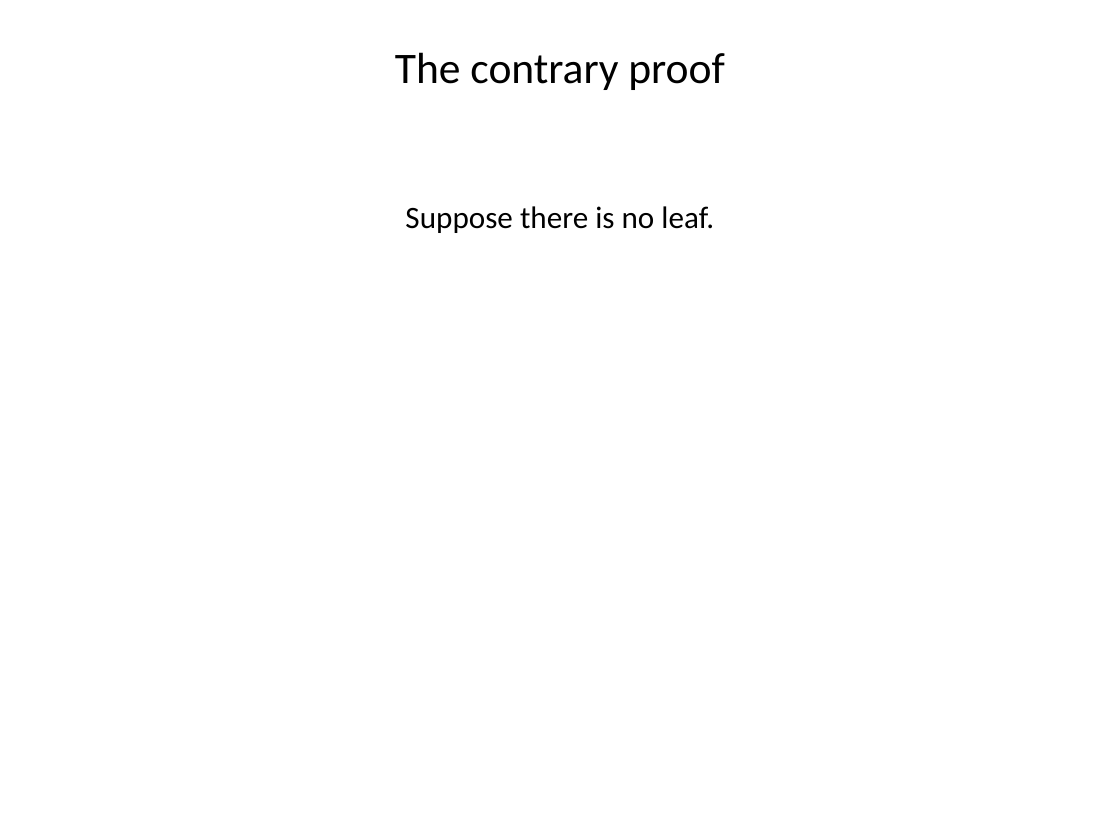
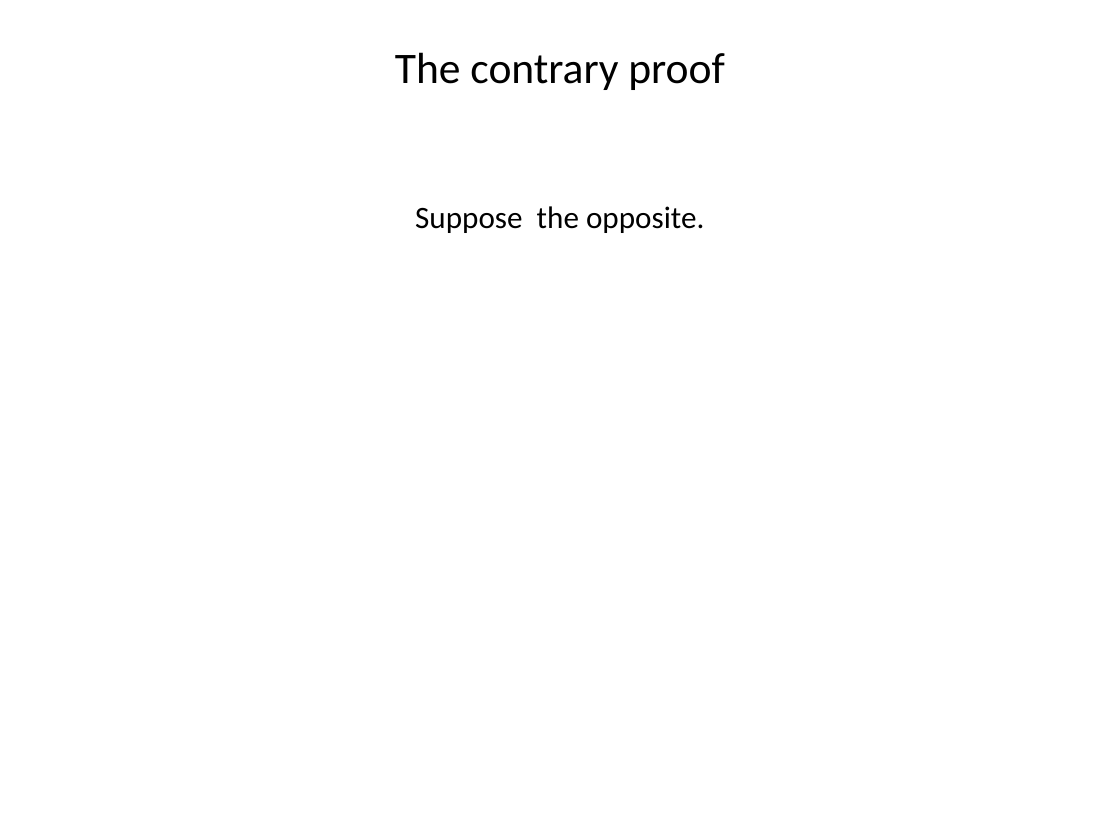
Before and after one commit to SteinbergOB/GraphAlgorithms_en, a slide deck: slide 74 of Presentation/Lection 0.pptx (slide 70 before the commit). Drawn at 1120x840 pixels with LibreOffice and Linux fonts; fonts in the diff are those of the drawing. Boxes give left, top, right and bottom in pixels: in the first picture for what was removed or moved away, otherwise in the second. Text is boxed around its words. In the diff, an @@ line names an element or a change of style, - is before the commit and + after.

```diff
--- a/Presentation/Lection 0.pptx
+++ b/Presentation/Lection 0.pptx
@@ text at bbox=[415, 206, 704, 233]: text changed @@
-Suppose there is no leaf.
+Suppose the opposite.
```
Also in this commit, not shown: 15 other slides changed, 7 slides added, 2 slides removed, 1 other file.
